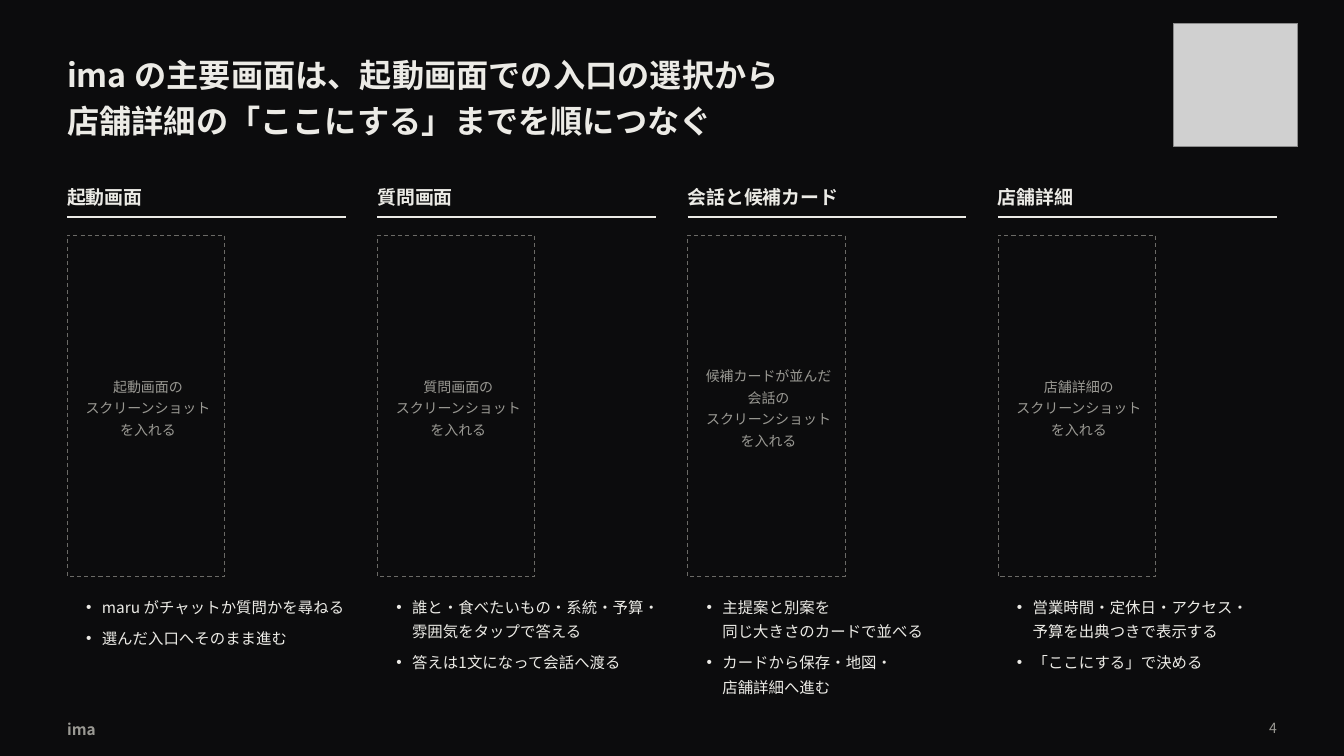
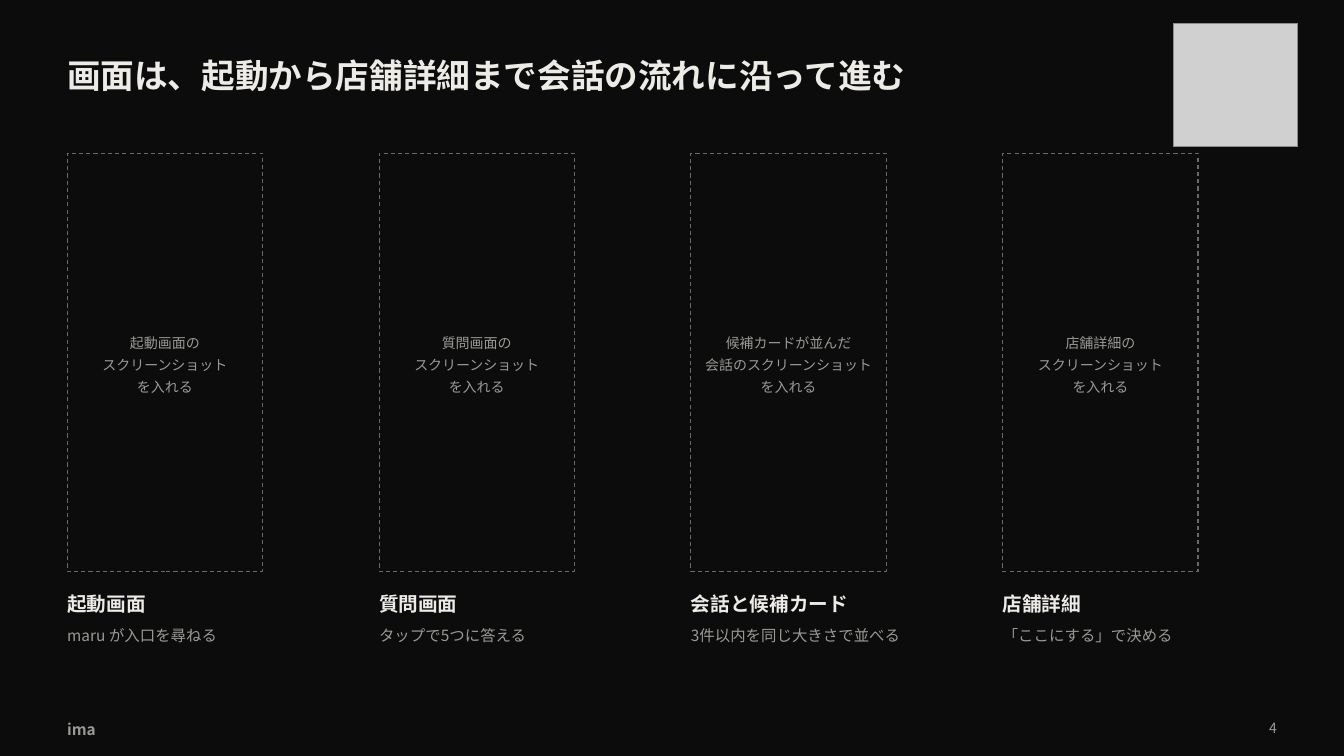
Before and after one commit to takapom/ima-app, a slide deck: slide 5 of docs/pitch/ima-pitch.pptx. Drawn at 1344x756 pixels with LibreOffice and Linux fonts; fonts in the diff are those of the drawing; grey boxes stand for pictures. Boxes give left, top, right and bottom in pixels: in the first picture for what was removed or moved away, otherwise in the second. Text is boxed around its words. In the diff, an @@ line names an element or a change of style, - is before the commit and + after.

```diff
--- a/docs/pitch/ima-pitch.pptx
+++ b/docs/pitch/ima-pitch.pptx
@@ text at bbox=[67, 59, 905, 92]: text changed; size 23 to 24 pt @@
-ima の主要画面は、起動画面での入口の選択から
-店舗詳細の「ここにする」までを順につなぐ
+画面は、起動から店舗詳細まで会話の流れに沿って進む
@@ rectangle: place and size @@
-rectangle at bbox=[68, 235, 225, 577]
+rectangle at bbox=[68, 153, 263, 572]
@@ rectangle: place and size @@
-rectangle at bbox=[377, 235, 534, 577]
+rectangle at bbox=[379, 153, 575, 572]
@@ rectangle: place and size @@
-rectangle at bbox=[688, 235, 845, 577]
+rectangle at bbox=[691, 153, 886, 572]
@@ rectangle: place and size @@
-rectangle at bbox=[998, 235, 1155, 577]
+rectangle at bbox=[1003, 153, 1199, 572]
@@ line removed from (68, 218) to (346, 218) @@
@@ line removed from (377, 218) to (656, 218) @@
@@ line removed from (688, 218) to (967, 218) @@
@@ line removed from (998, 218) to (1277, 218) @@
@@ text "起動画面の": place and size @@
-text "起動画面の" at bbox=[86, 380, 211, 436]
+text "起動画面の" at bbox=[102, 336, 227, 393]
@@ text at bbox=[102, 359, 227, 393]: text changed @@
-スクリーンショットを入れる
+スクリーンショット
+を入れる
@@ text "質問画面の": place and size @@
-text "質問画面の" at bbox=[396, 380, 521, 436]
+text "質問画面の" at bbox=[414, 336, 539, 393]
@@ text at bbox=[414, 359, 539, 393]: text changed @@
-スクリーンショットを入れる
+スクリーンショット
+を入れる
@@ text at bbox=[705, 336, 872, 393]: text changed @@
-候補カードが並んだ会話の
-スクリーンショットを入れる
+候補カードが並んだ
+会話のスクリーンショット
+を入れる
@@ text "店舗詳細の": place and size @@
-text "店舗詳細の" at bbox=[1016, 380, 1141, 436]
+text "店舗詳細の" at bbox=[1038, 336, 1163, 393]
@@ text at bbox=[1038, 359, 1163, 393]: text changed @@
-スクリーンショットを入れる
+スクリーンショット
+を入れる
@@ text "起動画面": place and size @@
-text "起動画面" at bbox=[67, 188, 142, 206]
+text "起動画面" at bbox=[67, 591, 145, 617]
@@ text "質問画面": place and size @@
-text "質問画面" at bbox=[377, 188, 452, 206]
+text "質問画面" at bbox=[379, 594, 457, 613]
@@ text "会話と候補カード": place and size @@
-text "会話と候補カード" at bbox=[688, 188, 838, 206]
+text "会話と候補カード" at bbox=[691, 594, 848, 613]
@@ size 13.5 to 14 pt; line spacing 20.2pt to 21.4pt in 4 elements at bbox=[67, 591, 145, 617], bbox=[379, 594, 457, 613], bbox=[691, 594, 848, 613], bbox=[1003, 591, 1081, 617] @@
@@ text "店舗詳細": place and size @@
-text "店舗詳細" at bbox=[998, 188, 1073, 206]
+text "店舗詳細" at bbox=[1003, 591, 1081, 617]
@@ text at bbox=[67, 628, 217, 642]: text changed; text colour #ECEBE6 to #9A9993 @@
-• maru がチャットか質問かを尋ねる
+maru が入口を尋ねる
@@ text added at bbox=[379, 628, 526, 642], 11 pt, text #9A9993 @@
+タップで5つに答える
@@ text removed at bbox=[412, 600, 659, 639] @@
-• 誰と・食べたいもの・系統・予算・雰囲気をタップで答える
@@ text added at bbox=[691, 628, 900, 642], 11 pt, text #9A9993 @@
+3件以内を同じ大きさで並べる
@@ text removed at bbox=[722, 600, 923, 639] @@
-• 主提案と別案を
-  同じ大きさのカードで並べる
@@ text "「ここにする」で決める": place and size @@
-text "「ここにする」で決める" at bbox=[1033, 655, 1203, 670]
+text "「ここにする」で決める" at bbox=[1003, 628, 1173, 643]
@@ text "「ここにする」で決める" at bbox=[1003, 628, 1173, 643]: text colour #ECEBE6 to #9A9993; bullet • to none; line spacing 17.4pt to 16.9pt @@
@@ text removed at bbox=[1033, 600, 1248, 639] @@
-• 営業時間・定休日・アクセス・
-  予算を出典つきで表示する
@@ text removed at bbox=[102, 631, 287, 645] @@
-• 選んだ入口へそのまま進む
@@ text removed at bbox=[412, 655, 620, 670] @@
-• 答えは1文になって会話へ渡る
@@ text removed at bbox=[722, 655, 892, 695] @@
-• カードから保存・地図・
-  店舗詳細へ進む
```
Also in this commit, not shown: 7 other slides changed, 1 slide removed, 13 other files.
